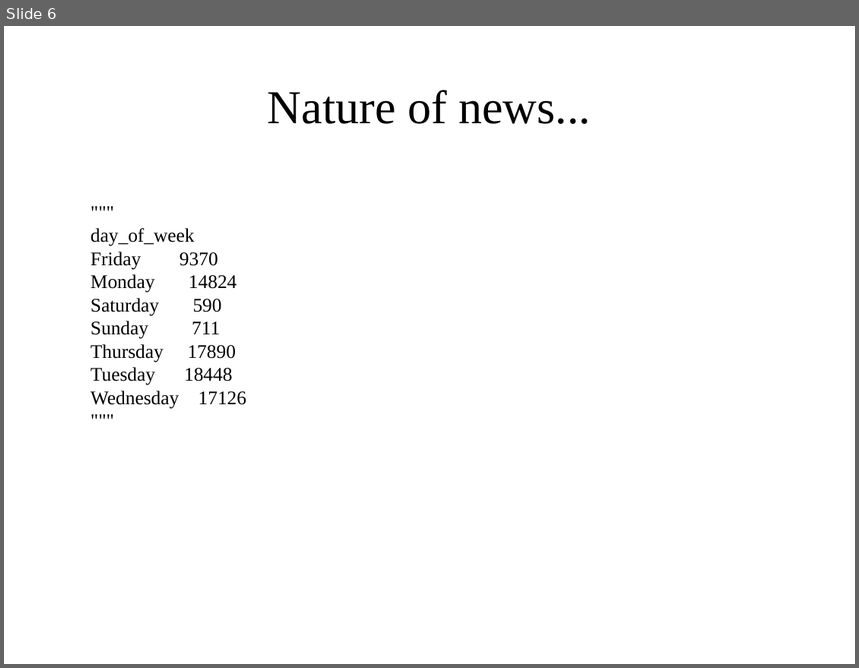
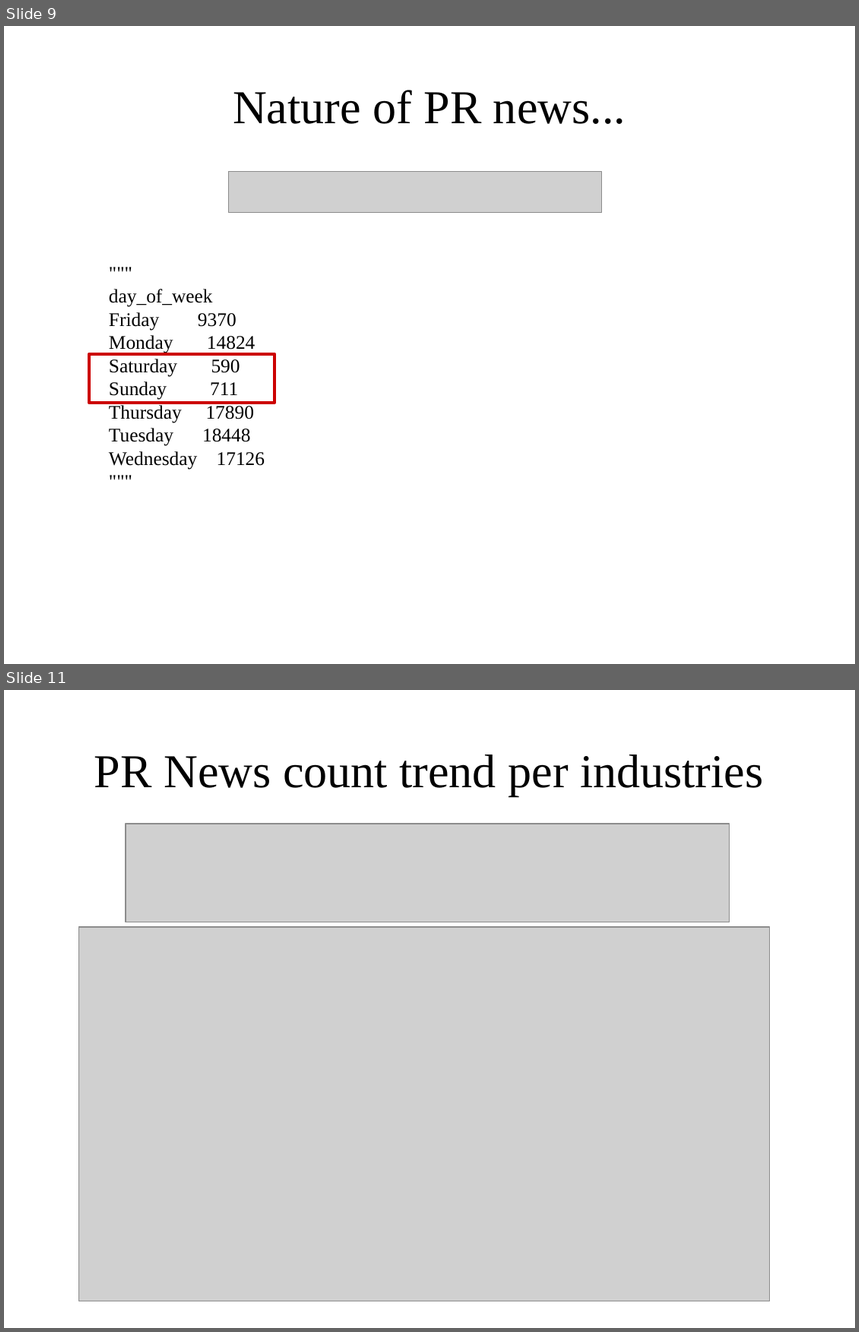
Before and after one commit to chazzy1/webscraping, a slide deck: documents/news_scraping.odp. Shown one above the other, each under a label of ours: slide 6 before the commit, slides 9 and 11 after it; the slides between them are not shown. The pictures are 859x668 and 859x1332 pixels, drawn with LibreOffice and Linux fonts; fonts in the diff are those of the drawing; grey boxes stand for pictures. Boxes give left, top, right and bottom in pixels: in the first picture for what was removed or moved away, otherwise in the second. Text is boxed around its words. In the diff, an @@ line names an element or a change of style, - is before the commit and + after.

```diff
--- a/documents/news_scraping.odp
+++ b/documents/news_scraping.odp
@@ slide 11 added at (4,690,855,1328), background #FFFFFF @@
@@ title added at (94,755,763,796), 44 pt, text #000000 @@
+PR News count trend per industries
@@ picture added at (126,824,729,922) @@
@@ picture added at (79,927,770,1302) @@
@@ what was slide 6 is now slide 9 @@
@@ slide 9 changed as well @@
@@ title at (233,90,626,124): text changed @@
-Nature of news...
+Nature of PR news...
@@ picture added at (229,172,602,213) @@
@@ text """"": place and size @@
-text """"" at (91,228,246,409)
+text """"" at (109,289,265,470)
@@ rectangle added at (89,354,275,403), outline #CC0000 3 pt @@
```
Also in this commit, not shown: 5 other slides changed, 8 other slides added, 3 slides removed, 7 other files.
